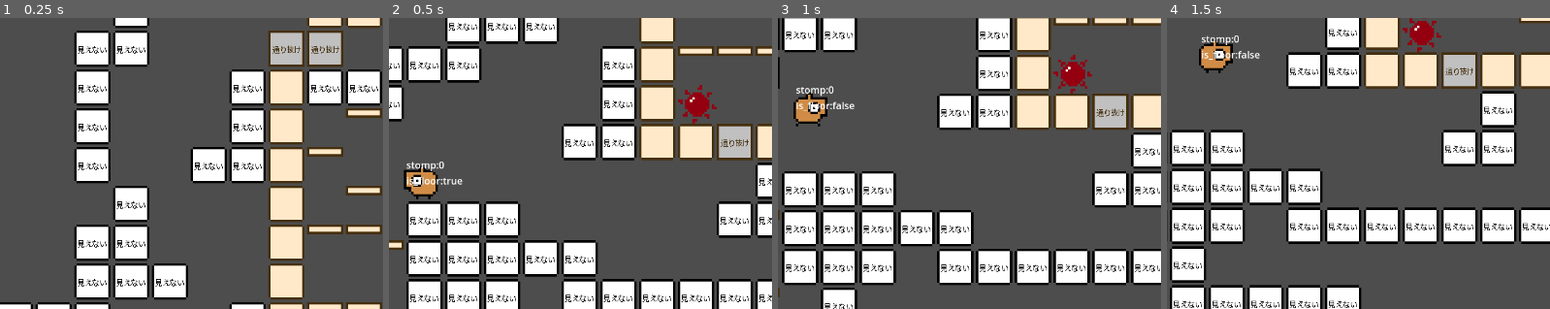
Above: before the commit, frames 1-4 (left to right).
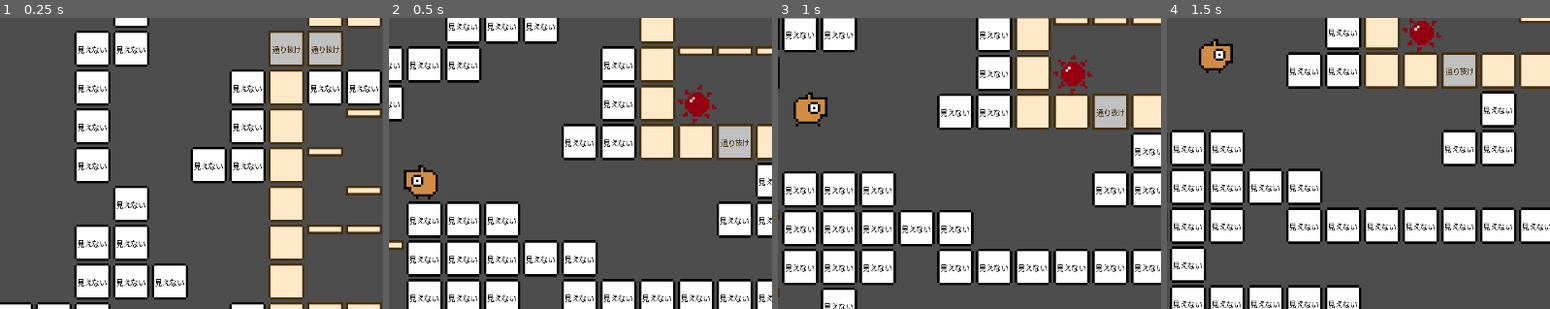
Above: after the commit, the same moments.

Repository: syun77/gd_ino
Game: Godot game, scene res://Main.tscn
The game is run twice, just before and just after one commit, with the same random seed, the same clock (stepped at 60 frames per second) and the same inputs.
Inputs (mouse positions are % of the whole screen's width and height, from its top left):
- Up to frame 1 (0.25 s): no input
- Up to frame 2 (0.5 s): no input
- Up to frame 3 (1 s): tap Enter (ui_accept) at 0.5, 0.77, 0.8 s; move the mouse to (72, 45) at 0.52 s; hold Right (ui_right) from 0.53 s (still down); hold Space (action, bound only after the commit) from 0.53 s (still down)
- Up to frame 4 (1.5 s): keep holding Right (ui_right); tap Enter (ui_accept) at 1.07, 1.35 s; move the mouse to (29, 55) at 1.27 s; release Space (action, bound only after the commit) at 1.28 s
The pictures show only the part of the screen within x 46-96%, y 35-85%; the shares and areas given below are measured in that part.

Frame 1 is identical in both runs. In frame 2, 0.3% of the frame differs, in the area x 4-20%, y 49-58%; in frame 3, 0.3%, in the area x 4-20%, y 23-32%; in frame 4, 0.3%.

Commit message:
飛び降り時に落下状態にならない不具合を修正

Diff:
--- a/gd_ino/project.godot
+++ b/gd_ino/project.godot
@@ -26,6 +26,16 @@
 window/size/viewport_height=960
 window/stretch/mode="viewport"
 
+[input]
+
+action={
+"deadzone": 0.5,
+"events": [Object(InputEventKey,"resource_local_to_scene":false,"resource_name":"","device":-1,"window_id":0,"alt_pressed":false,"shift_pressed":false,"ctrl_pressed":false,"meta_pressed":false,"pressed":false,"keycode":0,"physical_keycode":32,"key_label":0,"unicode":32,"echo":false,"script":null)
+, Object(InputEventKey,"resource_local_to_scene":false,"resource_name":"","device":-1,"window_id":0,"alt_pressed":false,"shift_pressed":false,"ctrl_pressed":false,"meta_pressed":false,"pressed":false,"keycode":0,"physical_keycode":4194309,"key_label":0,"unicode":0,"echo":false,"script":null)
+, Object(InputEventKey,"resource_local_to_scene":false,"resource_name":"","device":-1,"window_id":0,"alt_pressed":false,"shift_pressed":false,"ctrl_pressed":false,"meta_pressed":false,"pressed":false,"keycode":0,"physical_keycode":90,"key_label":0,"unicode":122,"echo":false,"script":null)
+]
+}
+
 [layer_names]
 
 2d_physics/layer_1="Player"
--- a/gd_ino/src/player/Player.gd
+++ b/gd_ino/src/player/Player.gd
@@ -57,7 +57,7 @@
 	_update_collision_post()
 
 	# デバッグ用更新.
-	_update_debug()
+	#_update_debug()
 
 ## 飛び降りフラグの設定.
 func _set_fall_through(b:bool) -> void:
@@ -82,14 +82,18 @@
 
 	if _is_fall_through:
 		# 飛び降り中.
-		if Input.is_action_pressed("ui_down") == false:
+		if _check_fall_through() == false:
 			# 飛び降り終了.
 			_set_fall_through(false)
-	elif Input.is_action_pressed("ui_accept") and Input.is_action_pressed("ui_down"):
+	elif _check_fall_through():
 		# 飛び降り開始.
 		_set_fall_through(true)
-
-	elif checkJump():
+		# X方向の速度を0にしてしまう.
+		# ※これをしないと is_on_floor() が falseにならない.
+		velocity.x = 0
+		return
+
+	elif _checkJump():
 		# 接地していたらジャンプ.
 		velocity.y = _config.jump_velocity * -1
 
@@ -98,8 +102,8 @@
 
 
 ## ジャンプチェック.
-func checkJump() -> bool:
-	if Input.is_action_just_pressed("ui_accept") == false:
+func _checkJump() -> bool:
+	if Input.is_action_just_pressed("action") == false:
 		# ジャンプボタンを押していない.
 		return false
 	if is_on_floor() == false:
@@ -109,10 +113,16 @@
 	# ジャンプする.
 	return true
 
+## 飛び降り判定.
+func _check_fall_through() -> bool:
+	if Input.is_action_pressed("action"):
+		if Input.is_action_pressed("ui_down"):
+			return true # 下＋ジャンプ.
+	return false
+
 ## 左右移動の更新.
 func _update_horizontal_moving() -> void:
 	# 左右キーで移動.
-	_direction = 0
 	if Input.is_action_pressed("ui_left"):
 		_direction = -1
 	elif Input.is_action_pressed("ui_right"):
@@ -202,3 +212,4 @@
 	_label.visible = true
 	_label.text = "stomp:%d"%_stomp_tile
 	_label.text += "\nis_floor:%s"%("true" if is_on_floor() else "false")
+	_label.text += "\n" + str(get_floor_normal())
--- a/gd_ino/src/player/Player.tscn
+++ b/gd_ino/src/player/Player.tscn
@@ -1,10 +1,13 @@
-[gd_scene load_steps=4 format=3 uid="uid://b8l4gx0hk4ule"]
+[gd_scene load_steps=5 format=3 uid="uid://b8l4gx0hk4ule"]
 
 [ext_resource type="Texture2D" uid="uid://btwnxhbdmccvs" path="res://assets/images/player.png" id="1_4u15n"]
 [ext_resource type="Script" path="res://src/player/Player.gd" id="1_nf7v2"]
 
 [sub_resource type="RectangleShape2D" id="RectangleShape2D_u0tnx"]
 size = Vector2(48, 60)
+
+[sub_resource type="Theme" id="Theme_2k1v7"]
+default_font_size = 32
 
 [node name="Player" type="CharacterBody2D"]
 collision_mask = 6
@@ -22,8 +25,11 @@
 
 [node name="Label" type="Label" parent="."]
 visible = false
-offset_left = -24.0
-offset_top = -72.0
-offset_right = 16.0
-offset_bottom = -49.0
+offset_left = -48.0
+offset_top = -152.0
+offset_right = 51.0
+offset_bottom = -104.0
+theme = SubResource("Theme_2k1v7")
+theme_override_colors/font_outline_color = Color(0, 0, 0, 1)
+theme_override_constants/outline_size = 3
 text = "Debug"
Not shown: 1 places in gd_ino/assets/tiles/tile_set.tres that only renumber resources
